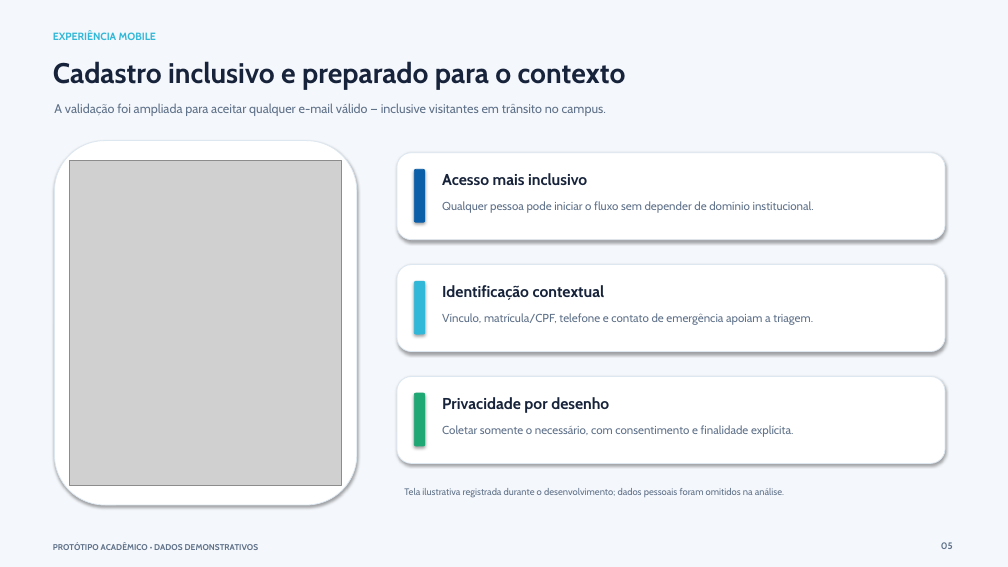
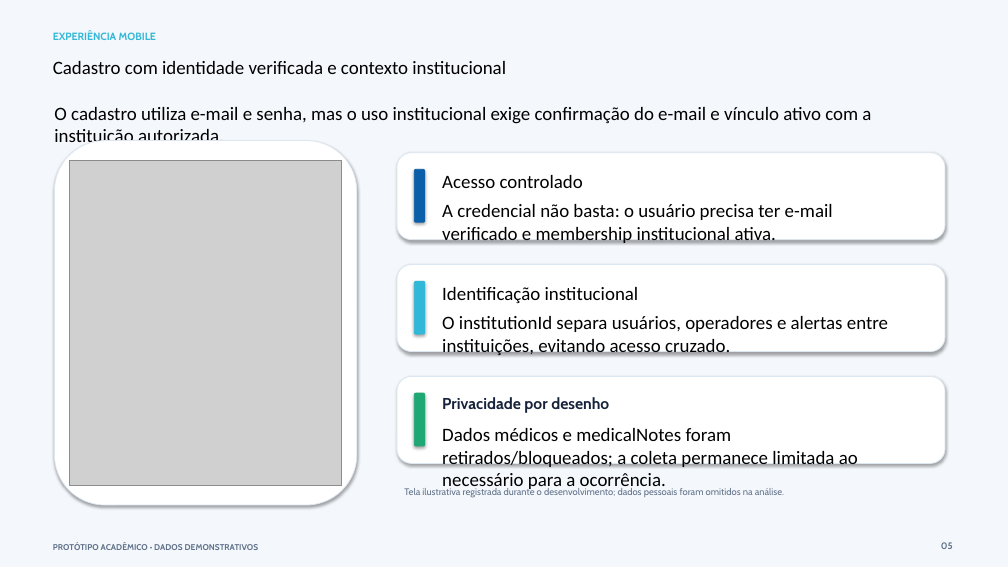
Before and after one commit to Priscillacahino/UniGuard, a slide deck: slide 5 of UniGuard_Apresentacao_Profissional_Atualizada.pptx. Drawn at 1008x567 pixels with LibreOffice and Linux fonts; fonts in the diff are those of the drawing; grey boxes stand for pictures. Boxes give left, top, right and bottom in pixels: in the first picture for what was removed or moved away, otherwise in the second. Text is boxed around its words. In the diff, an @@ line names an element or a change of style, - is before the commit and + after.

```diff
--- a/UniGuard_Apresentacao_Profissional_Atualizada.pptx
+++ b/UniGuard_Apresentacao_Profissional_Atualizada.pptx
@@ text at box(53, 61, 506, 74): text changed; size 27 to 18 pt; font Cabin to Calibri; text colour #17233A to #000000; bold off @@
-Cadastro inclusivo e preparado para o contexto
+Cadastro com identidade verificada e contexto institucional
@@ text at box(54, 107, 871, 142): text changed; size 12 to 18 pt; font Cabin to Calibri; text colour #60728A to #000000 @@
-A validação foi ampliada para aceitar qualquer e-mail válido — inclusive visitantes em trânsito no campus.
+O cadastro utiliza e-mail e senha, mas o uso institucional exige confirmação do e-mail e vínculo ativo com a instituição autorizada.
@@ text at box(442, 175, 583, 188): text changed; size 15 to 18 pt; font Cabin to Calibri; text colour #17233A to #000000; bold off @@
-Acesso mais inclusivo
+Acesso controlado
@@ text at box(442, 204, 833, 243): text changed; size 11 to 18 pt; font Cabin to Calibri; text colour #60728A to #000000 @@
-Qualquer pessoa pode iniciar o fluxo sem depender de domínio institucional.
+A credencial não basta: o usuário precisa ter e-mail verificado e membership institucional ativa.
@@ text at box(442, 287, 639, 303): text changed; size 15 to 18 pt; font Cabin to Calibri; text colour #17233A to #000000; bold off @@
-Identificação contextual
+Identificação institucional
@@ text at box(442, 316, 888, 356): text changed; size 11 to 18 pt; font Cabin to Calibri; text colour #60728A to #000000 @@
-Vínculo, matrícula/CPF, telefone e contato de emergência apoiam a triagem.
+O institutionId separa usuários, operadores e alertas entre instituições, evitando acesso cruzado.
@@ text at box(442, 428, 858, 492): text changed; size 11 to 18 pt; font Cabin to Calibri; text colour #60728A to #000000 @@
-Coletar somente o necessário, com consentimento e finalidade explícita.
+Dados médicos e medicalNotes foram retirados/bloqueados; a coleta permanece limitada ao necessário para a ocorrência.
```
Also in this commit, not shown: 5 other slides changed, 3 slides added, 1 other file.
